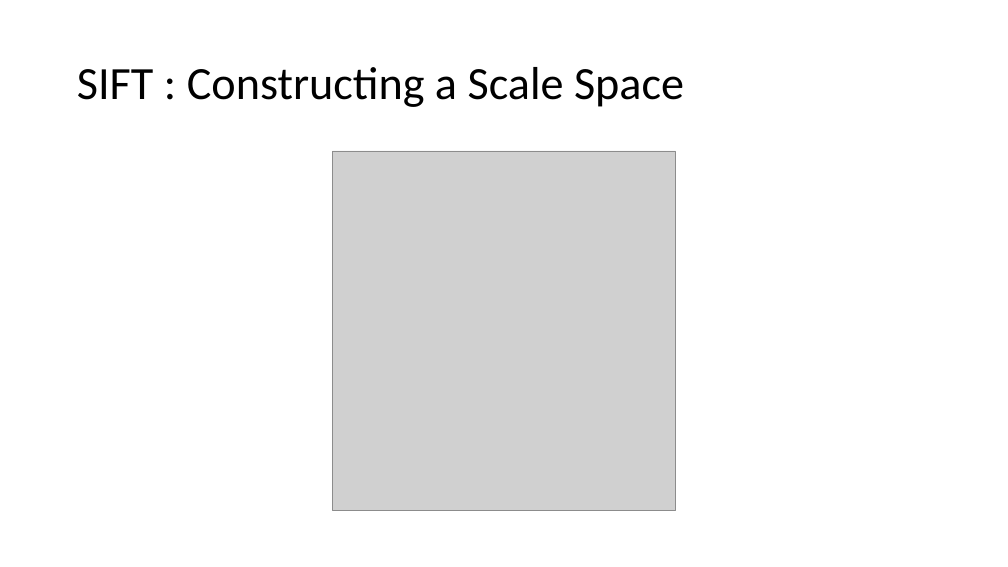
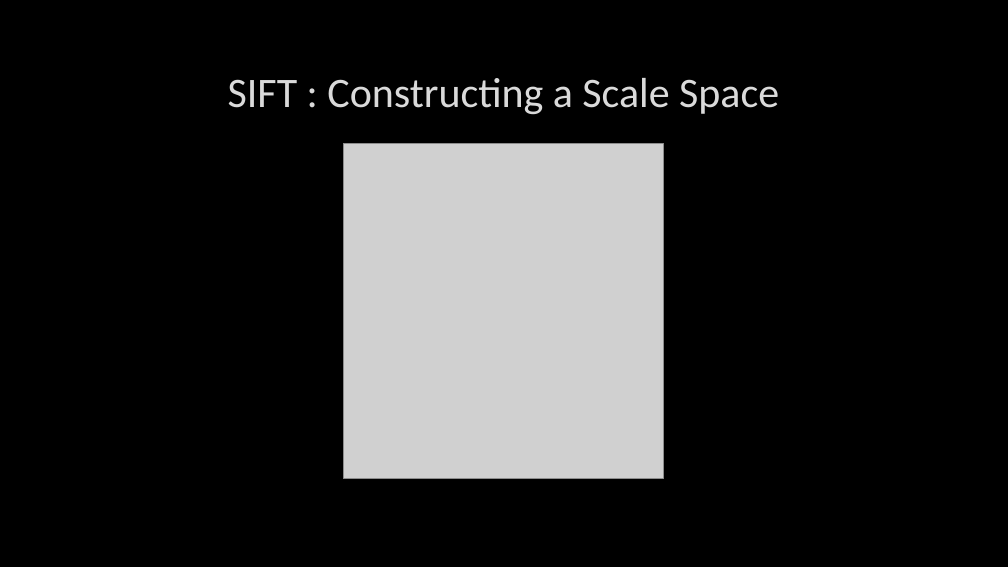
Before and after one commit to ElliotGerard123/FaceRecognition, a slide deck: slide 4 of First approach.pptx. Drawn at 1008x567 pixels with LibreOffice and Linux fonts; fonts in the diff are those of the drawing; grey boxes stand for pictures; background and template pictures are left out. Boxes give left, top, right and bottom in pixels: in the first picture for what was removed or moved away, otherwise in the second. Text is boxed around its words. In the diff, an @@ line names an element or a change of style, - is before the commit and + after.

```diff
--- a/First approach.pptx
+++ b/First approach.pptx
@@ background #FFFFFF to picture (left out) @@
@@ title "SIFT : Constructing a Scale ...": place and size @@
-title "SIFT : Constructing a Scale ..." at <box>77,67,684,107</box>
+title "SIFT : Constructing a Scale ..." at <box>228,78,779,115</box>
@@ title "SIFT : Constructing a Scale ..." at <box>228,78,779,115</box>: size 44 to 40 pt, text colour #000000 to #DADADA, letter outline none to #404040 0.75 pt; alignment left to centre; line spacing 0.9 to 1 @@
@@ picture: place and size @@
-picture at <box>333,151,675,511</box>
+picture at <box>344,143,664,479</box>
```
Also in this commit, not shown: 11 other slides changed, 2 slides added, 2 slides removed.
